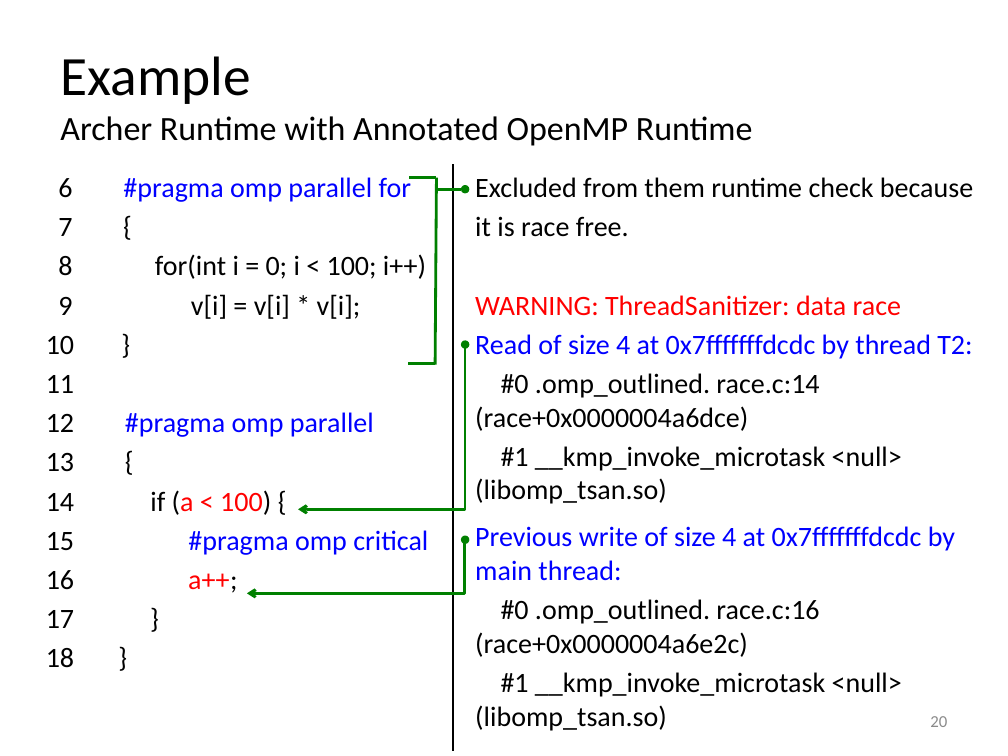
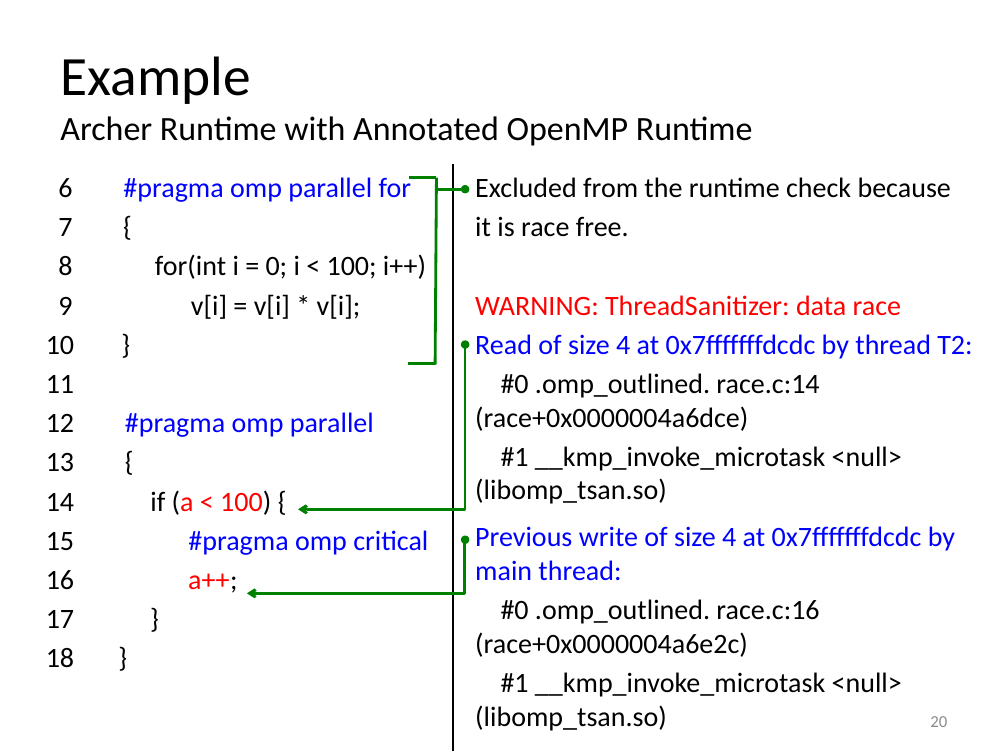
Before and after one commit to simoatze/oral_qualifier, a slide deck: slide 20 of presentation/presentation.pptx. Drawn at 1008x756 pixels with LibreOffice and Linux fonts; fonts in the diff are those of the drawing. Boxes give left, top, right and bottom in pixels: in the first picture for what was removed or moved away, otherwise in the second. Text is boxed around its words. In the diff, an @@ line names an element or a change of style, - is before the commit and + after.

```diff
--- a/presentation/presentation.pptx
+++ b/presentation/presentation.pptx
@@ text at (475, 177, 951, 198): text changed @@
-Excluded from them runtime check because
+Excluded from the runtime check because
```
Also in this commit, not shown: 2 other files.
